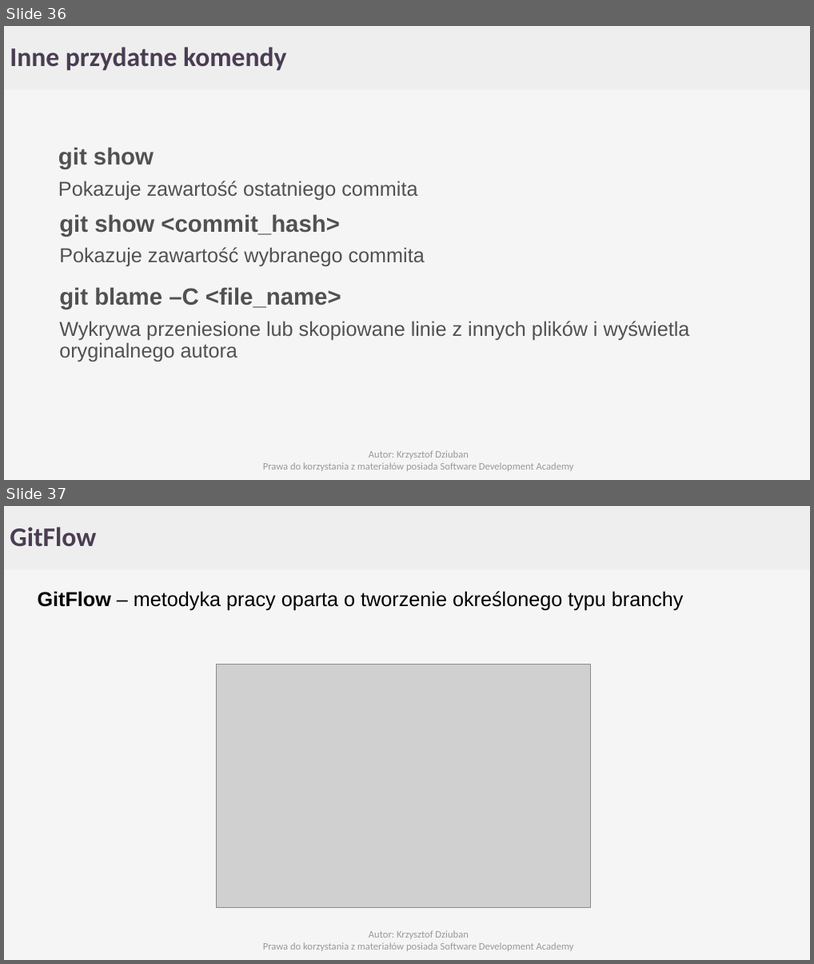
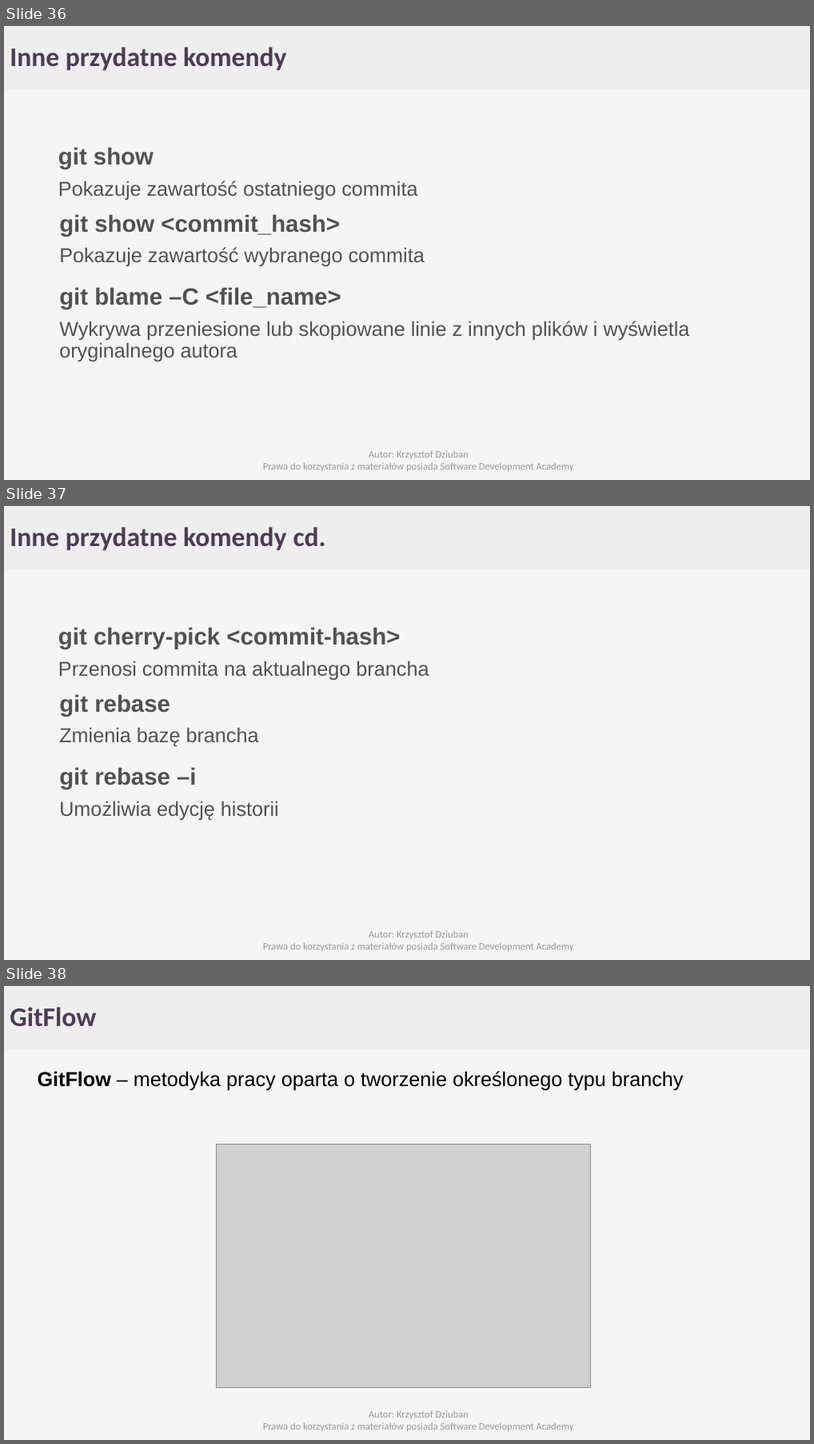
Before and after one commit to Cristopherus/Git_tutorial, a slide deck: GIT.pptx. Shown one above the other, each under a label of ours: slides 36 and 37 before the commit, slides 36, 37 and 38 after it. The pictures are 814x964 and 814x1444 pixels, drawn with LibreOffice and Linux fonts; fonts in the diff are those of the drawing; grey boxes stand for pictures; background and template pictures are left out. Boxes give left, top, right and bottom in pixels: in the first picture for what was removed or moved away, otherwise in the second. Text is boxed around its words. In the diff, an @@ line names an element or a change of style, - is before the commit and + after.

```diff
--- a/GIT.pptx
+++ b/GIT.pptx
@@ slide 37 added at [4, 506, 810, 960], background #F5F5F5; not listed: 1 template element that a slide beside it also shows @@
@@ text added at [10, 527, 326, 551], 32 pt, text #4A3D53, bold @@
+Inne przydatne komendy cd.
@@ text added at [58, 627, 429, 680], 24 pt, text #515151 @@
+git cherry-pick <commit-hash>
+Przenosi commita na aktualnego brancha
@@ text added at [59, 694, 259, 746], 24 pt, text #515151 @@
+git rebase
+Zmienia bazę brancha
@@ text added at [59, 767, 279, 820], 24 pt, text #515151 @@
+git rebase –i
+Umożliwia edycję historii
@@ text added at [263, 930, 574, 951], 12 pt, text #999999 @@
+Autor: Krzysztof Dziuban
+Prawa do korzystania z materiałów posiada Software Development Academy
@@ what was slide 37 is now slide 38 @@
```
Also in this commit, not shown: 2 slides changed, 1 other slide added, 1 other file.
